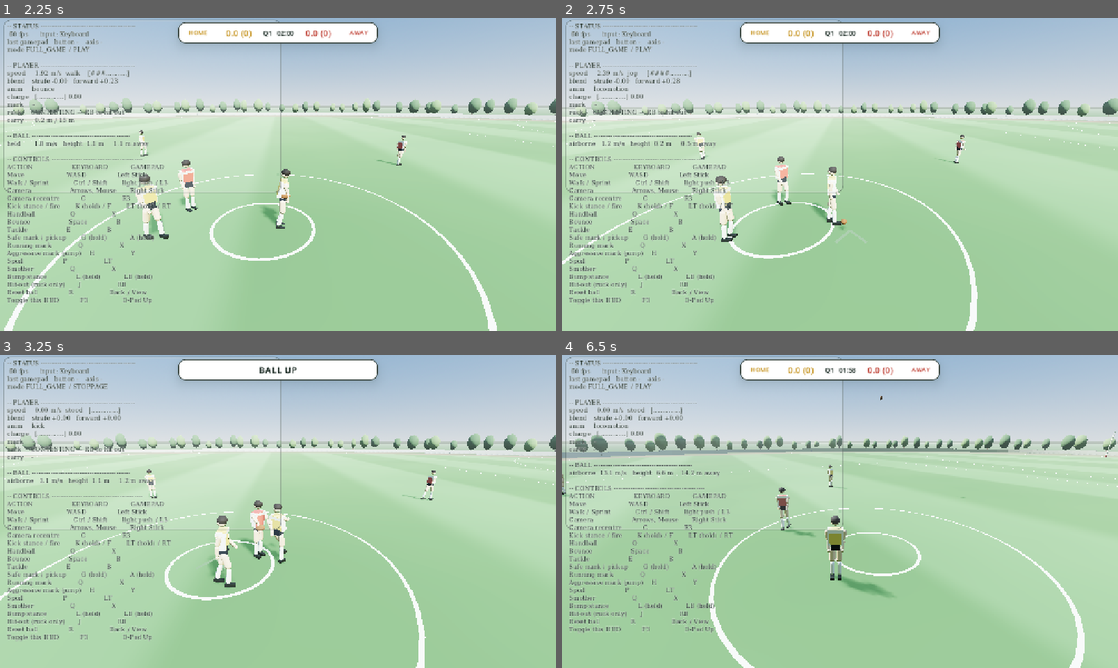
Above: before the commit, frames 1-4 (two rows, left to right).
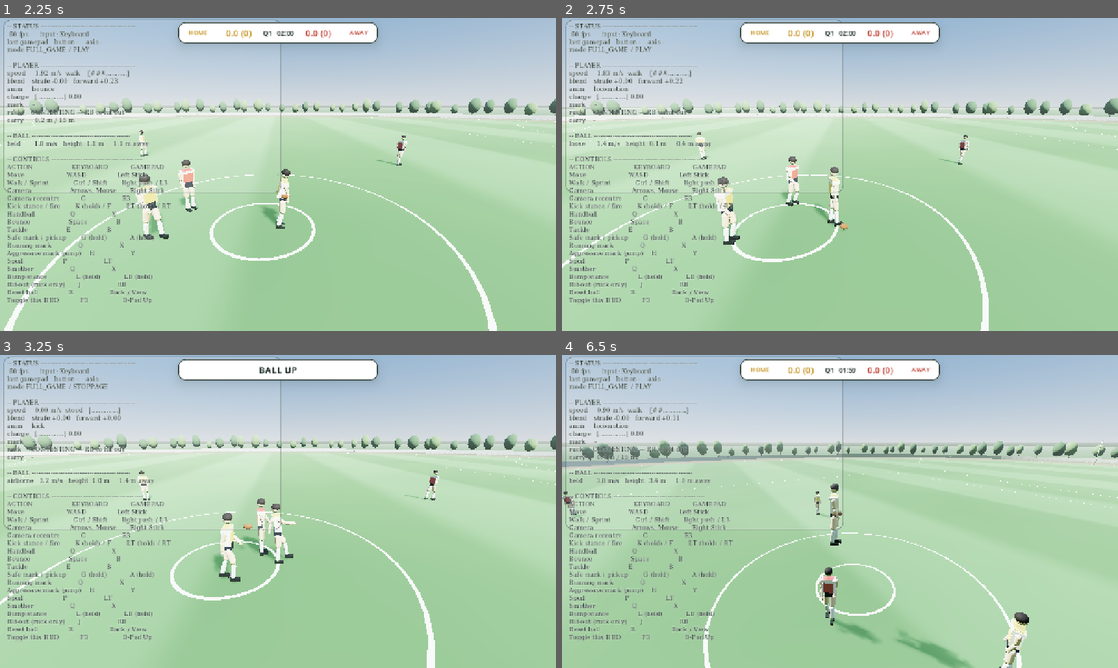
Above: after the commit, the same moments.

Repository: Yaandle/aussie-rules2
Game: Godot game, scene res://scenes/ui/main_menu.tscn
The game is run twice, just before and just after one commit, with the same random seed, the same clock (stepped at 60 frames per second) and the same inputs.
Inputs (mouse positions are in pixels of both pictures, inside the frame that each line leads up to):
- Up to frame 1 (2.25 s): tap Enter (ui_accept) at 0.5, 0.77 s; move the mouse to (400, 158) at 0.52 s; hold D (move_right) 0.53-1.25 s; tap Q (handball) at 0.6 s; click (400, 158) at 0.67 s; tap H (mark_aggressive) at 0.8 s; drag from (166, 190) to (250, 237) at 1.27 s; move the mouse to (333, 105) at 2.02 s; hold D (move_right) from 2.03 s (still down); tap Space (bounce) at 2.1 s
- Up to frame 2 (2.75 s): keep holding D (move_right); tap H (mark_aggressive) at 2.3 s
- Up to frame 3 (3.25 s): release D (move_right) at 2.75 s; drag from (250, 574) to (111, 464) at 2.77 s
- Up to frame 4 (6.5 s): move the mouse to (1006, 558) at 3.52 s; hold A (move_left) 3.53-4.25 s; tap Down (camera_down) at 3.6 s; tap Enter (ui_accept) at 3.77 s; tap H (mark_aggressive) at 3.8, 5.3 s; drag from (673, 464) to (756, 433) at 4.27 s; move the mouse to (867, 511) at 5.02 s; hold S (move_back) 5.03-5.75 s; tap C (camera_recenter) at 5.1 s; click (867, 511) at 5.17 s; drag from (756, 433) to (728, 527) at 5.77 s

Frame 1 is identical in both runs. In frame 2, 4.1% of the frame differs, in the area x 0-100%, y 16-100%; in frame 3, 3.8%; in frame 4, 13%, in the area x 0-100%, y 4-100%.

Commit message:
marking icon bug

Diff:
--- /dev/null
+++ b/materials/dev_studio_environment.tres
@@ -0,0 +1,22 @@
+[gd_resource type="Environment" load_steps=1 format=3]
+
+; Plain flat-white studio backdrop for scripts/dev/animation_viewer.gd.
+; Deliberately not a sky (unlike character_studio_environment.tres /
+; menu_environment.tres / broadcast_environment.tres, which are all tuned
+; to read as the same pitch under different light) — this dev tool has no
+; turf to shade for, and the ask was an isolated white box, not a portrait
+; of the field. Flat colour background + colour ambient gives even,
+; shadow-soft lighting on the rig with nothing else to tune.
+
+[resource]
+background_mode = 1
+background_color = Color(0.965, 0.965, 0.958, 1)
+ambient_light_source = 2
+ambient_light_color = Color(0.965, 0.965, 0.958, 1)
+ambient_light_energy = 1.1
+reflected_light_source = 2
+tonemap_mode = 3
+tonemap_white = 5.0
+glow_enabled = false
+ssao_enabled = false
+fog_enabled = false
--- a/scenes/dev/animation_viewer.tscn
+++ b/scenes/dev/animation_viewer.tscn
@@ -1,16 +1,22 @@
 [gd_scene load_steps=3 format=3]
 
 [ext_resource type="Script" path="res://scripts/dev/animation_viewer.gd" id="1_viewer"]
-[ext_resource type="Environment" path="res://materials/character_studio_environment.tres" id="2_env"]
+[ext_resource type="Environment" path="res://materials/dev_studio_environment.tres" id="2_env"]
 
-; Dev-only scene: a bare HumanoidRig standing on the field, driven by a
-; real AnimationTree, with a button-driven UI to preview every locomotion
-; blend point and discrete action clip in isolation. Not reachable from the
-; main menu — open this directly in the editor and press F6, same
-; precedent as scenes/main.tscn. Everything except the environment/light/
-; camera shell is built in code by animation_viewer.gd (the rig, the
-; AnimationPlayer/AnimationTree/PlayerAnimation trio, and the whole UI),
-; same reasoning as character_screen.tscn leaving its UI node empty.
+; Dev-only scene: a bare HumanoidRig in an empty white studio box, driven by
+; a real AnimationTree, with a button-driven UI to preview every locomotion
+; blend point and discrete action clip in isolation. Deliberately NOT the
+; real field.tscn/character_backdrop.tscn look this started from — that
+; read as "another game mode" rather than an isolated animation preview, so
+; there's no turf/oval/goalposts here at all, just a flat wireframe floor
+; grid (built in code, see _build_studio_floor) under plain white sky.
+;
+; Not reachable from the main menu — open this directly in the editor and
+; press F6, same precedent as scenes/main.tscn. Everything except the
+; environment/light/camera shell is built in code by animation_viewer.gd
+; (the rig, the floor grid, the AnimationPlayer/AnimationTree/
+; PlayerAnimation trio, and the whole UI), same reasoning as
+; character_screen.tscn leaving its UI node empty.
 
 [node name="AnimationViewer" type="Node3D"]
 script = ExtResource("1_viewer")
@@ -18,13 +24,12 @@
 [node name="WorldEnvironment" type="WorldEnvironment" parent="."]
 environment = ExtResource("2_env")
 
-; Same light transform character_backdrop.tscn uses (see that scene's own
-; comment on why the 12-number literal is written the way it is) — full
-; default cull mask here since there's no separate subject/pitch split to
-; make in a single-light dev tool.
+; Single soft key light from above and to camera-left — there's no turf to
+; graze-light here, just even modelling on the figure over the flat ambient
+; the environment already supplies.
 [node name="Sun" type="DirectionalLight3D" parent="."]
-transform = Transform3D(0.9083, -0.2298, 0.3496, 0, 0.8356, 0.5493, -0.4183, -0.4989, 0.759, 0, 40, 0)
-light_energy = 0.85
+transform = Transform3D(0.8993, 0.2622, -0.3499, 0, 0.8002, 0.5998, 0.4372, -0.5394, 0.7197, 0, 40, 0)
+light_energy = 0.55
 shadow_enabled = false
 
 [node name="Camera3D" type="Camera3D" parent="."]
--- a/scripts/ball/ball.gd
+++ b/scripts/ball/ball.gd
@@ -48,6 +48,18 @@
 var _is_kick_flight := false
 var _flight_origin := Vector3.ZERO
 
+## Who launched the current flight — separate from `_carrier` above, which
+## exists for a different purpose (the collision-exception the launcher
+## needs so the ball doesn't immediately foul their own body) and is
+## deliberately wiped to null once _release_grace elapses (see
+## _physics_process). `_last_disposer` is set the same moment but never
+## auto-clears, so last_disposer() below still answers correctly for the
+## rest of the flight — this used to just read _carrier directly, which
+## meant it silently went back to "nobody" a fraction of a second into
+## every kick, right when Tuning.MARK_SELF_CLEAR_DISTANCE/self-catch-
+## gravity-exclusion actually needed to know.
+var _last_disposer: Node3D = null
+
 ## Which team kicked the ball currently in flight — set alongside
 ## _is_kick_flight, read by whoever adjudicates "out on the full"
 ## (RULES_REFERENCE.md §4: a free kick to the *other* side). Meaningless
@@ -141,12 +153,24 @@
 	state.apply_central_force(to_puller.normalized() * Tuning.CATCH_GRAVITY_ACCEL * pull * mass)
 
 
+## Excludes the disposer of THIS flight while it's still within
+## Tuning.MARK_SELF_CLEAR_DISTANCE of where they let it go (same window
+## PlayerController._mark_attempt_blocked() gates the prompt/attempt on —
+## see its own comment). Without this, a kicker is trivially the nearest
+## uncontested player to their own kick for the first instant of its
+## flight, so this force was actively pulling their own ball straight back
+## toward them — not just a UI/prompt bug, a genuine physical drift back
+## into the kicker's hands that the distance/time gates elsewhere couldn't
+## fix on their own, since the ball never actually got anywhere for those
+## gates to measure.
 func _nearest_uncontested_catcher() -> PlayerController:
 	var best: PlayerController = null
 	var best_dist := Tuning.CATCH_GRAVITY_RADIUS
 	for node in get_tree().get_nodes_in_group(&"players"):
 		var player := node as PlayerController
 		if player == null or player.is_carrying():
+			continue
+		if player == _last_disposer and distance_since_launch() < Tuning.MARK_SELF_CLEAR_DISTANCE:
 			continue
 		var dist := global_position.distance_to(player.catch_point_position())
 		if dist < best_dist:
@@ -172,6 +196,7 @@
 			_carrier = from
 			add_collision_exception_with(from)
 		_release_grace = Tuning.RELEASE_GRACE
+	_last_disposer = from
 	freeze = false
 	sleeping = false
 	linear_velocity = direction.normalized() * speed
@@ -288,15 +313,14 @@
 	return global_position.distance_to(_flight_origin)
 
 
-## Whoever most recently launched or is currently holding this ball —
-## `_carrier` stays put across a launch() that doesn't change hands (a kick
-## keeps its own kicker as `_carrier` throughout the flight; see launch()'s
-## own comment), so this reads as "who last touched it" for exactly as long
-## as that's still true. Used by PlayerController._mark_attempt_blocked()
-## to gate a player re-marking their own very-recent disposal without
-## blocking anyone else's live attempt on the same ball.
+## Whoever most recently launched this flight (see `_last_disposer`'s own
+## comment for why this isn't just `_carrier`). Used by PlayerController.
+## _mark_attempt_blocked() and this file's own _nearest_uncontested_
+## catcher() to gate a player re-marking (or catch-gravity re-pulling) their
+## own very-recent disposal, without blocking anyone else's live attempt on
+## the same ball.
 func last_disposer() -> Node3D:
-	return _carrier
+	return _last_disposer
 
 
 ## Which team's kick is currently in flight — Tuning.Team.NONE if this
--- a/scripts/dev/animation_viewer.gd
+++ b/scripts/dev/animation_viewer.gd
@@ -22,15 +22,24 @@
 ## buttons here rather than being left out silently, so this screen stays
 ## an honest map of what exists versus what's still physics-only.
 
-const FIELD_SCENE := preload("res://scenes/field/field.tscn")
-
-## Same offset character_backdrop.gd uses: stands just inside the centre
-## square's boundary line so the only marking in shot is one hairline
-## stripe, not the centre circles.
-const STAND_ON := Vector3(Tuning.CENTRE_SQUARE_SIZE * 0.5 - 1.6, 0.0, 0.0)
-
-const CAMERA_DISTANCE := 3.75
-const CAMERA_HEIGHT := 1.05
+const STAND_ON := Vector3.ZERO
+
+const CAMERA_DISTANCE := 4.0
+const CAMERA_HEIGHT := 1.0
+
+## How far left of the subject the camera sits — pushes the figure right of
+## centre in frame (same trick character_backdrop.gd uses via its own
+## CAMERA_SIDESTEP) so it clears the three button columns on the left
+## rather than standing directly behind them.
+const CAMERA_SIDESTEP := 1.5
+
+## Wireframe floor grid, drawn in code with ImmediateMesh (same technique
+## as skeleton_wireframe.gd, which this scene also attaches to the rig —
+## no turf here, just a bounded reference square so the figure reads
+## against something instead of floating in flat white).
+const GRID_HALF_EXTENT := 1.6
+const GRID_STEP := 0.4
+const GRID_COLOUR := Color(0.72, 0.75, 0.79)
 
 ## Locomotion buttons: label -> blend target. Must agree with
 ## PlayerAnimation.BLEND_POINTS.
@@ -83,10 +92,10 @@
 
 
 func _ready() -> void:
-	add_child(FIELD_SCENE.instantiate())
+	add_child(_build_studio_floor())
 	_build_subject()
 	_camera.rotation = Vector3.ZERO
-	_camera.position = STAND_ON + Vector3(0.0, CAMERA_HEIGHT, CAMERA_DISTANCE)
+	_camera.position = STAND_ON + Vector3(-CAMERA_SIDESTEP, CAMERA_HEIGHT, CAMERA_DISTANCE)
 	_build_ui()
 
 
@@ -120,6 +129,15 @@
 	_rig.name = "Rig"
 	_rig.away_kit = false
 	_subject.add_child(_rig)
+
+	# Bone-line overlay over the mesh — see skeleton_wireframe.gd's own
+	# header, which names exactly this kind of single-figure preview as
+	# the case it's meant for. Unused everywhere else in the project until
+	# now.
+	var wireframe := SkeletonWireframe.new()
+	wireframe.name = "SkeletonWireframe"
+	_subject.add_child(wireframe)
+	wireframe.track(_rig.skeleton())
 
 	var player := AnimationPlayer.new()
 	player.name = "AnimationPlayer"
@@ -244,3 +262,45 @@
 		.set_trans(Tween.TRANS_SINE).set_ease(Tween.EASE_OUT)
 	_jump_tween.tween_property(_rig, "position:y", 0.0, JUMP_FALL_TIME) \
 		.set_trans(Tween.TRANS_SINE).set_ease(Tween.EASE_IN)
+
+
+## A bounded reference grid, not an infinite ground plane — a floor with no
+## edge gives the eye nothing to judge scale or footing against, which is
+## the opposite of what a "does this animation look right" tool needs.
+## Drawn as flat lines (PRIMITIVE_LINES, unshaded) rather than a textured
+## mesh, matching skeleton_wireframe.gd's own reasoning: this is a
+## reference cue, not scenery.
+func _build_studio_floor() -> MeshInstance3D:
+	var mesh := ImmediateMesh.new()
+	var instance := MeshInstance3D.new()
+	instance.name = "StudioFloor"
+	instance.mesh = mesh
+	instance.cast_shadow = GeometryInstance3D.SHADOW_CASTING_SETTING_OFF
+
+	var material := StandardMaterial3D.new()
+	material.shading_mode = BaseMaterial3D.SHADING_MODE_UNSHADED
+	material.vertex_color_use_as_albedo = true
+	material.albedo_color = GRID_COLOUR
+	instance.material_override = material
+
+	mesh.surface_begin(Mesh.PRIMITIVE_LINES)
+	mesh.surface_set_color(GRID_COLOUR)
+
+	var e := GRID_HALF_EXTENT
+	var steps := int(round(e * 2.0 / GRID_STEP))
+	for i in steps + 1:
+		var t := -e + i * GRID_STEP
+		mesh.surface_add_vertex(Vector3(t, 0.0, -e))
+		mesh.surface_add_vertex(Vector3(t, 0.0, e))
+		mesh.surface_add_vertex(Vector3(-e, 0.0, t))
+		mesh.surface_add_vertex(Vector3(e, 0.0, t))
+
+	# Four corner uprights, open-topped — the "box" the floor grid sits in,
+	# tall enough to frame the 1.85m rig with headroom.
+	var box_height := 2.3
+	for corner in [Vector2(-e, -e), Vector2(e, -e), Vector2(-e, e), Vector2(e, e)]:
+		mesh.surface_add_vertex(Vector3(corner.x, 0.0, corner.y))
+		mesh.surface_add_vertex(Vector3(corner.x, box_height, corner.y))
+
+	mesh.surface_end()
+	return instance
--- a/scripts/tuning.gd
+++ b/scripts/tuning.gd
@@ -673,7 +673,7 @@
 ## this ball actually in a real flight yet". See Ball.distance_since_launch().
 ## Scoped to Aggressive only, and to no particular player — a genuinely
 ## short kick shouldn't draw a leap prompt from *anyone* nearby yet.
-const MARK_AGGRESSIVE_MIN_FLIGHT_DISTANCE := 2.5   # m
+const MARK_AGGRESSIVE_MIN_FLIGHT_DISTANCE := 3.5   # m
 
 ## How far the ball has to travel from wherever *this player* just launched
 ## it before they can attempt (or be prompted for) any mark tier on it
@@ -684,7 +684,21 @@
 ## somewhere" (a short or blocked kick can still be well inside every
 ## tier's reach at the 0.45s mark) — see PlayerController._mark_attempt_
 ## blocked()'s own comment.
-const MARK_SELF_CLEAR_DISTANCE := 3.5   # m
+##
+## Widened again (user report: "apply the 1. changes even more, it still
+## happens") after two compounding root causes: Ball._apply_catch_gravity()
+## had no idea a kicker shouldn't be treated as a valid catch target for
+## their own fresh disposal, so it was physically dragging the ball
+## straight back toward them regardless of what the UI/attempt gates
+## decided (see _nearest_uncontested_catcher()'s own comment, which now
+## shares this same window) — and this constant's *previous* value (3.5m)
+## was still less than MARK_CONTEST_RANGE (6.0m), so there was a real dead
+## band between "the self-clear gate just lifted" and "the ball has left
+## Aggressive's own 6m contest range" where the (Y) prompt could still
+## flash on the kicker for exactly that gap. Pushed past MARK_CONTEST_RANGE
+## entirely so the two can no longer overlap: by the time this gate lifts,
+## the ball is already outside every tier's reach, contest range included.
+const MARK_SELF_CLEAR_DISTANCE := 7.5   # m, deliberately > MARK_CONTEST_RANGE
 
 const RUMBLE_MARK := Vector3(0.20, 0.35, 0.12)
 
